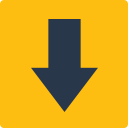
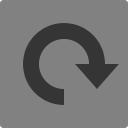
Revision of a layered 128 × 128 image; what changed, layer by layer:
added layer "Ellipse 1" above "Rectangle 1 copy 5" over left=23, top=23, right=105, bottom=105
added layer "Rectangle 1 copy 5" above "Rectangle 1 copy 3" over left=75, top=64, right=119, bottom=89
hid "Shape 1" over left=31, top=19, right=98, bottom=112
showed "Rounded Rectangle 1 copy 2" over left=0, top=0, right=128, bottom=128
